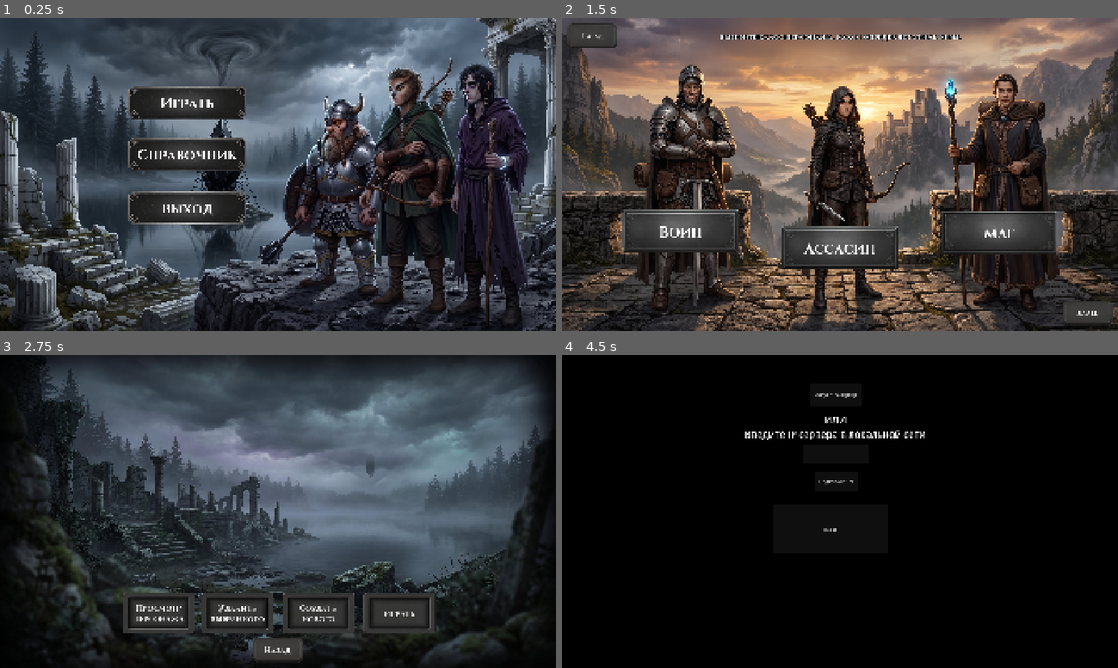
Above: before the commit, frames 1-4 (two rows, left to right).
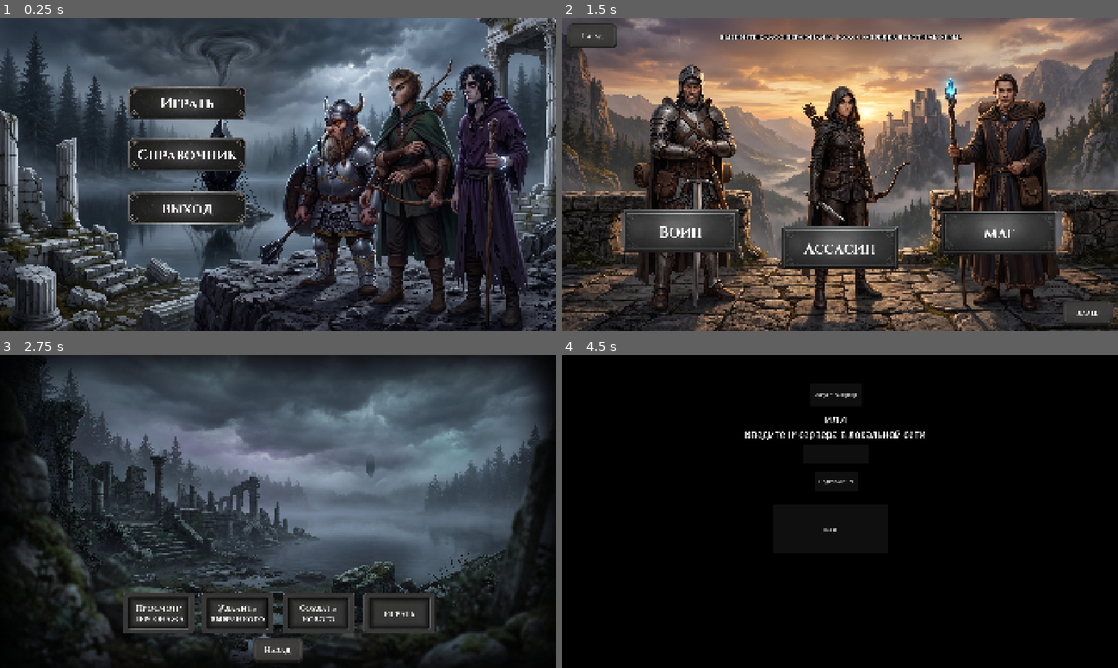
Above: after the commit, the same moments.

Repository: Brodyaga20/DND_Ecosystem
Game: Godot game, scene res://Scenes/StartScreen.tscn
The game is run twice, just before and just after one commit, with the same random seed, the same clock (stepped at 60 frames per second) and the same inputs.
Inputs:
- Up to frame 1 (0.25 s): no input
- Up to frame 2 (1.5 s): click "Играть" at 0.5 s; click "Создать нового" at 1.25 s
- Up to frame 3 (2.75 s): click "Назад" at 2 s
- Up to frame 4 (4.5 s): click "Назад" at 2.75 s; click "Играть" at 3.5 s; click "Играть" at 4.25 s

The runs differ from the first frame. In frame 1, 1.3% of the frame differs, in the area x 0-100%, y 0-100%; in frame 2, 1.5%, in the area x 0-100%, y 14-100%; in frame 3, 0.2%; in frame 4, nothing differs.

Commit message:
feat: unify all of the backgrounds resolutions to 1920*1080

Diff:
--- a/Scenes/CharacterList.tscn
+++ b/Scenes/CharacterList.tscn
@@ -18,7 +18,6 @@
 
 [node name="OthersMenuBack" type="Sprite2D" parent="." unique_id=1449056137]
 position = Vector2(959.9999, 540)
-scale = Vector2(0.7499999, 0.75577325)
 texture = ExtResource("2_iin3a")
 
 [node name="CharSheet" type="TextureButton" parent="." unique_id=1712179229]
--- a/Scenes/ClassSelect.tscn
+++ b/Scenes/ClassSelect.tscn
@@ -31,7 +31,6 @@
 
 [node name="ClassSelectBack" type="Sprite2D" parent="." unique_id=1925766710]
 position = Vector2(960, 540)
-scale = Vector2(0.6976744, 0.70312506)
 texture = ExtResource("2_7q16j")
 
 [node name="GridContainer" type="GridContainer" parent="." unique_id=254741138]
--- a/Scenes/MageSubclassSelect.tscn
+++ b/Scenes/MageSubclassSelect.tscn
@@ -32,7 +32,6 @@
 
 [node name="BackGround" type="Sprite2D" parent="." unique_id=1925766710]
 position = Vector2(960, 540)
-scale = Vector2(0.69767445, 0.703125)
 texture = ExtResource("2_m71r2")
 
 [node name="GridContainer" type="GridContainer" parent="." unique_id=254741138]
--- a/Scenes/StartScreen.tscn
+++ b/Scenes/StartScreen.tscn
@@ -14,7 +14,6 @@
 
 [node name="ClassSelectBack" type="Sprite2D" parent="." unique_id=1151962293]
 position = Vector2(960.125, 539.78314)
-scale = Vector2(0.697077, 0.7034074)
 texture = ExtResource("2_ey7n4")
 
 [node name="Button" type="Button" parent="." unique_id=517555725]
Binary file removed: Assets/Pictures/BackGrounds/2.png
Not shown, removed: Assets/Pictures/BackGrounds/2.png.import
Binary file changed: Assets/Pictures/BackGrounds/RaceSelect.png
Binary file changed: Assets/Pictures/ClassSelectBack.png
Binary file changed: Assets/Pictures/MageSubclassSelect.png
Binary file changed: Assets/Pictures/OthersMenuBack.png
Binary file changed: Assets/Pictures/RogueSubclassSelect.png
Binary file changed: Assets/Pictures/StartMenuBack.png
Binary file changed: Assets/Pictures/WarriorSubclassSelect.png
